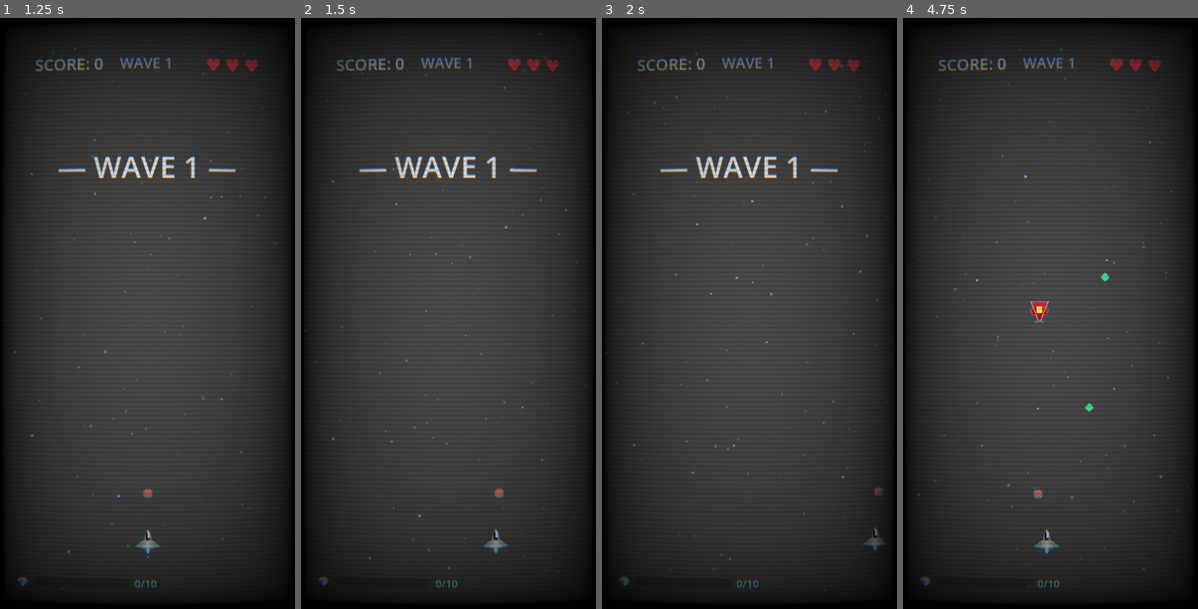
Above: before the commit, frames 1-4 (left to right).
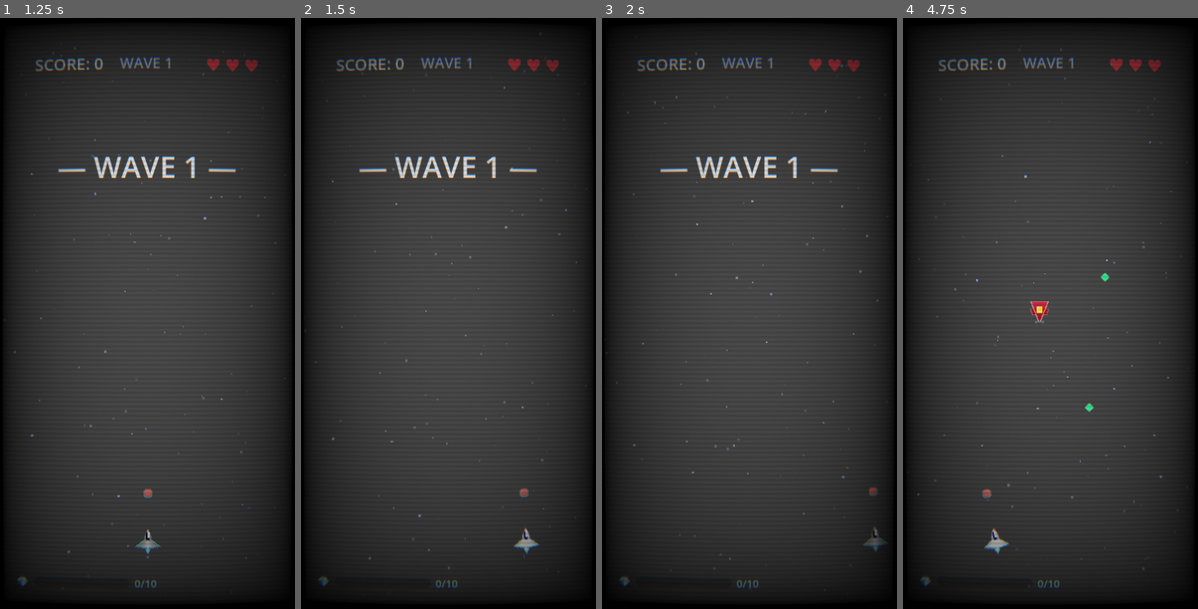
Above: after the commit, the same moments.

Repository: DiscM/Farinuff-Flight
Game: Godot game, scene res://ui/main_menu.tscn
Two runs of this game, one before a commit and one after it. Both use one fixed random seed, a clock stepped at 60 frames per second and the inputs below.
Inputs (mouse positions are in pixels of both pictures, inside the frame that each line leads up to):
- Up to frame 1 (1.25 s): click "▶ PLAY" at 0.5 s
- Up to frame 2 (1.5 s): tap Enter at 1.25 s; move the mouse to (513, 283) at 1.27 s; hold D (move_right) from 1.28 s (still down); tap Shift (boost, bound only after the commit) at 1.35 s; click (513, 283) at 1.42 s
- Up to frame 3 (2 s): keep holding D (move_right)
- Up to frame 4 (4.75 s): release D (move_right) at 2 s; drag from (991, 343) to (1177, 543) at 2.02 s; move the mouse to (1080, 183) at 2.77 s; hold D (move_right) 2.78-3.5 s; tap Shift (boost, bound only after the commit) at 2.85, 4.55 s; drag from (1035, 431) to (1038, 159) at 3.52 s; move the mouse to (1139, 402) at 4.27 s; hold A (move_left) from 4.28 s (still down); hold Space (shoot) from 4.28 s (still down)

Frame 1 is identical in both runs. In frame 2, 0.4% of the frame differs, in the area x 61-81%, y 79-91%; in frame 3, less than 0.1%; in frame 4, 0.4%, in the area x 26-54%, y 79-91%.

Commit message:
Added in Boost Effects

Diff:
--- a/entities/player/player.gd
+++ b/entities/player/player.gd
@@ -67,6 +67,14 @@
 var last_aim_direction: Vector2 = Vector2.UP
 var is_using_free_aim: bool = false
 @onready var reticle: Node2D = null
+
+# --- Boost ---
+var is_boosting: bool = false
+var boost_cooldown_timer: float = 0.0
+var boost_duration_timer: float = 0.0
+const BOOST_MULTIPLIER: float = 2.4
+const BOOST_DURATION: float = 0.22
+const BOOST_COOLDOWN: float = 0.85
 
 # Movement feel
 @export var acceleration: float = 12.0   # how fast we reach top speed
@@ -135,6 +143,8 @@
 		input_dir = input_dir.normalized()
 
 	var effective_speed := speed * (1.0 + GameManager.bonus_speed_pct)
+	if is_boosting:
+		effective_speed *= BOOST_MULTIPLIER
 
 	if input_dir.length() > 0.0:
 		# Accelerate toward target velocity
@@ -155,6 +165,9 @@
 	var half_h: float = 24.0 * scale.y
 	position.x = clampf(position.x, half_w, viewport_rect.size.x - half_w)
 	position.y = clampf(position.y, half_h, viewport_rect.size.y - half_h)
+
+	# --- Boost Logic ---
+	_update_boost(delta)
 
 	# --- Aiming ---
 	_update_aiming(delta)
@@ -210,6 +223,26 @@
 	if has_magnet_field and not has_magnet:
 		_attract_powerups_fast(delta)
 
+func _update_boost(delta: float) -> void:
+	if is_boosting:
+		boost_duration_timer -= delta
+		if boost_duration_timer <= 0.0:
+			is_boosting = false
+			boost_cooldown_timer = BOOST_COOLDOWN
+			# Reset visual
+			sprite.modulate = Color.WHITE if not dev_god_mode else Color(1.2, 1.2, 0.2)
+	else:
+		if boost_cooldown_timer > 0.0:
+			boost_cooldown_timer -= delta
+
+		if Input.is_action_just_pressed("boost") and boost_cooldown_timer <= 0.0:
+			is_boosting = true
+			boost_duration_timer = BOOST_DURATION
+			# Visual feedback
+			var tween := create_tween()
+			tween.tween_property(sprite, "modulate", Color(1.5, 1.5, 2.0), 0.05)
+			SignalBus.screen_shake.emit(3.0, 0.1)
+
 func _update_aiming(_delta: float) -> void:
 	# 1. Controller Right Stick
 	var joy_dir := Vector2(
@@ -231,7 +264,7 @@
 
 	if is_using_free_aim:
 		reticle.visible = true
-		reticle.rotation = last_aim_direction.angle() + PI/2.0
+		rotation = last_aim_direction.angle() + PI/2.0
 
 func _fire() -> void:
 	can_shoot = false
@@ -463,6 +496,12 @@
 	if is_instance_valid(reticle):
 		reticle.visible = false
 
+	# Reset boost
+	is_boosting = false
+	boost_cooldown_timer = 0.0
+	boost_duration_timer = 0.0
+	sprite.modulate = Color.WHITE
+
 ## Called by level-up popup for shield upgrade
 func grant_shield() -> void:
 	_apply_shield()
--- a/project.godot
+++ b/project.godot
@@ -65,6 +65,11 @@
 "events": [Object(InputEventKey,"resource_local_to_scene":false,"resource_name":"","device":-1,"window_id":0,"alt_press …(191 unchanged characters)…
 ]
 }
+boost={
+"deadzone": 0.5,
+"events": [Object(InputEventKey,"resource_local_to_scene":false,"resource_name":"","device":-1,"window_id":0,"alt_pressed":false,"shift_pressed":false,"ctrl_pressed":false,"meta_pressed":false,"pressed":false,"keycode":0,"physical_keycode":4194325,"key_label":0,"unicode":0,"location":0,"echo":false,"script":null)
+]
+}
 
 [layer_names]
 
